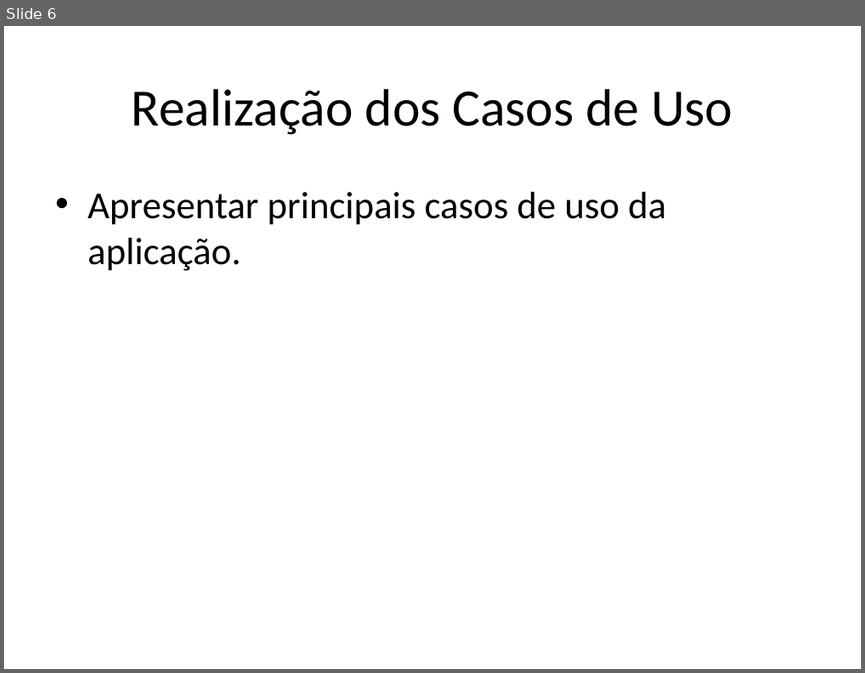
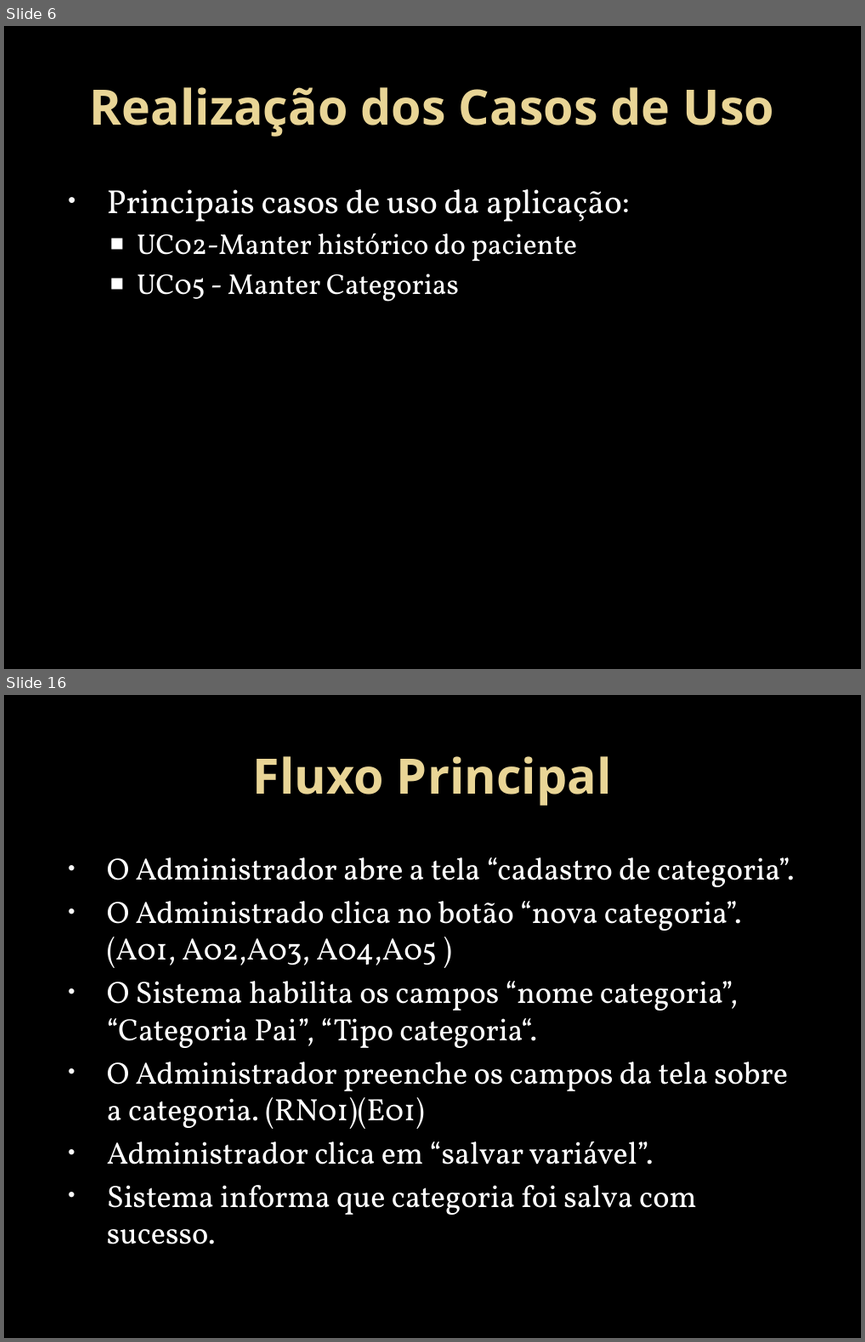
Before and after one commit to HamiltonSantos/FisioDiag, a slide deck: Análise/ApresentacaoAnalise.pptx. Shown one above the other, each under a label of ours: slide 6 before the commit, slides 6 and 16 after it; the slides between them are not shown. The pictures are 865x673 and 865x1342 pixels, drawn with LibreOffice and Linux fonts; fonts in the diff are those of the drawing; background and template pictures are left out. Boxes give left, top, right and bottom in pixels: in the first picture for what was removed or moved away, otherwise in the second. Text is boxed around its words. In the diff, an @@ line names an element or a change of style, - is before the commit and + after.

```diff
--- a/Análise/ApresentacaoAnalise.pptx
+++ b/Análise/ApresentacaoAnalise.pptx
@@ slide 16 added at (x1=4, y1=695, x2=861, y2=1338), background picture (left out) @@
@@ title added at (x1=253, y1=756, x2=612, y2=805), 41 pt, text gradient #EAD696 to #E7D081, bold @@
+Fluxo Principal
@@ text added at (x1=107, y1=857, x2=794, y2=1244), 25.9 pt, text #FFFFFF @@
+• O Administrador abre a tela “cadastro de categoria”.
+• O Administrado clica no botão “nova categoria”. (A01, A02,A03, A04,A05 )
+• O Sistema habilita os campos “nome categoria”, “Categoria Pai”, “Tipo categoria“.
+• O Administrador preenche os campos da tela sobre a categoria. (RN01)(E01)
+• Administrador clica em “salvar variável”.
+• Sistema informa que categoria foi salva com sucesso.
@@ slide 6 changed as well @@
@@ background #FFFFFF to picture (left out) @@
@@ title "Realização dos Casos de Uso" at (x1=90, y1=87, x2=774, y2=136): size 44 to 41 pt, font Calibri to Noto Sans, text colour #000000 to gradient #EAD696 to #E7D081, bold on @@
@@ text at (x1=107, y1=189, x2=630, y2=301): text changed; size 32 to 24 pt; font Calibri to Vollkorn; text colour #000000 to #FFFFFF @@
-• Apresentar principais casos de uso da aplicação.
+• Principais casos de uso da aplicação:
+  ■ UC02-Manter histórico do paciente
+  ■ UC05 - Manter Categorias
```
Also in this commit, not shown: 6 other slides changed, 15 other slides added, 1 slide removed, 1 other file.
